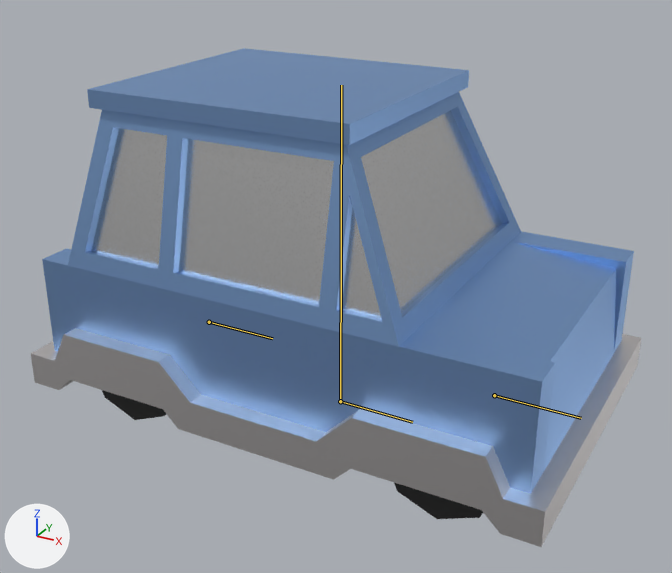
The Blender file blender imports/car.blend: old version first, new version second.
Rendered twice from a 50 mm lens placed at (2.44, -4.51, 3.04), pointed at (0.02, -0.11, 0.84). Every picture has the same lights, and +X, +Y and +Z are marked at lower left. The bones that bend it are drawn over the model as lines.

Names of what the first picture shows: 'BackWheels', 'Chasis', 'FrontWheels.001'.
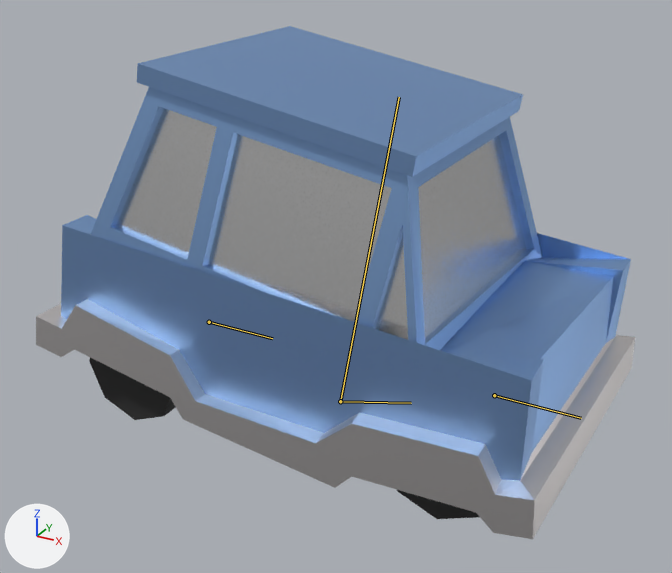
The newer file adds an action. The first version stands in its rest pose; the second is drawn at frame 0 of the action 'DriveFast'.

Edits to the scene script, one JSON object a line:
```json
{"block": "bone_spine0", "where": "bone_spine0 = bpy.data.objects['Armature'].pose.bones['spine0']"}
{"op": "set", "path": "bone_spine0.rotation_euler", "old": "(0.0, 0.0, 0.0)", "new": "(0.0, 0.0, -0.175)", "note": "degrees (0, 0, 0) -> degrees (0, 0, -10)"}
{"block": "bone_control", "where": "bone_control = bpy.data.objects['Armature'].pose.bones['control']"}
{"op": "set", "path": "bone_control.rotation_euler", "old": "(0.0, 0.0, 0.0)", "new": "(0.262, 0.0, 0.0)", "note": "degrees (0, 0, 0) -> degrees (15, 0, 0)"}
```

Where the change shows, as pixel boxes (x1, y1, x2, y2) in the pictures (672 x 573 px):
```json
{"object": "Chasis", "change": "posed", "before": [30, 48, 641, 547], "after": [36, 26, 635, 539]}
{"object": "BackWheels", "change": "unchanged, uncovered by the edit", "before": [102, 390, 166, 420], "after": [89, 358, 176, 420]}
{"bone": "spine0", "before": "(340, 401) to (341, 85)", "after": "(340, 401) to (399, 97)"}
{"bone": "control", "before": "(340, 401) to (412, 422)", "after": "(340, 401) to (411, 403)"}
```
